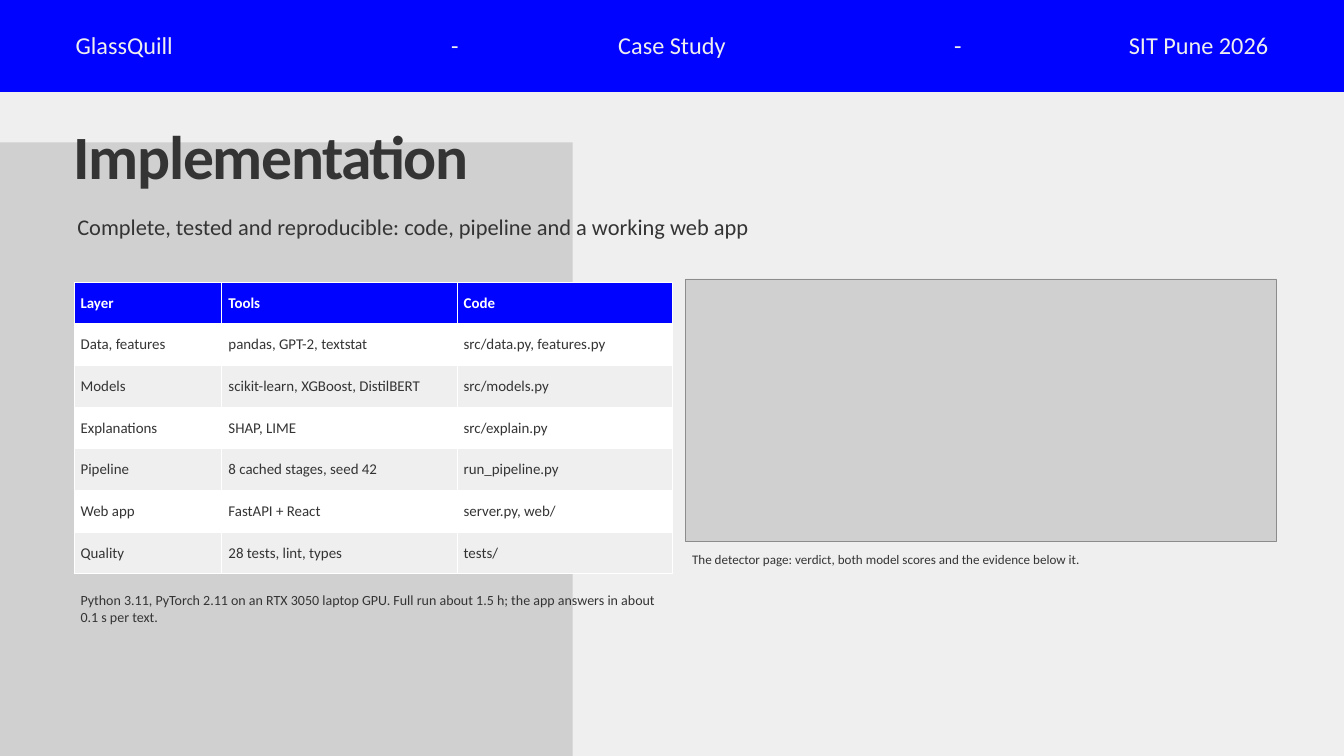
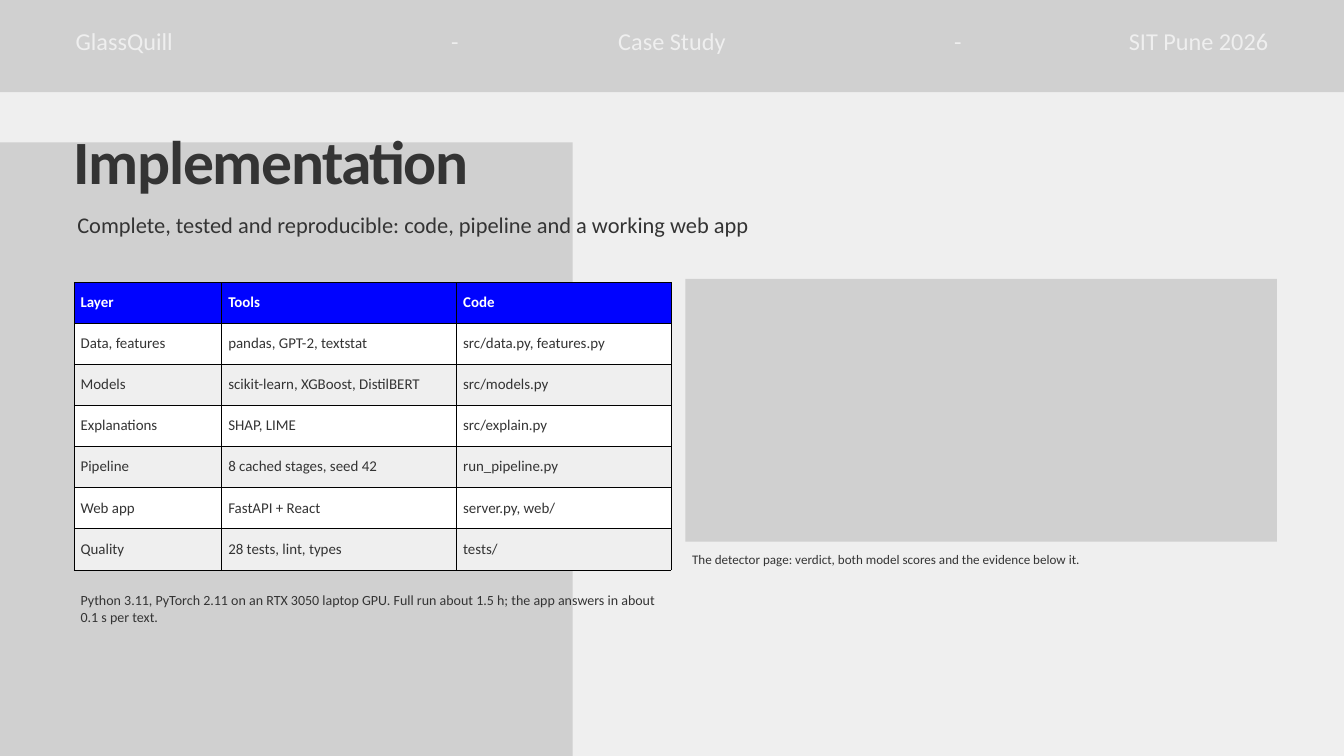
Before and after one commit to ThatOneRahul/glassquill, a slide deck: slide 12 of submissions/GlassQuill_Presentation.pptx. Drawn at 1344x756 pixels with LibreOffice and Linux fonts; fonts in the diff are those of the drawing; grey boxes stand for pictures. Boxes give left, top, right and bottom in pixels: in the first picture for what was removed or moved away, otherwise in the second. Text is boxed around its words. In the diff, an @@ line names an element or a change of style, - is before the commit and + after.

```diff
--- a/submissions/GlassQuill_Presentation.pptx
+++ b/submissions/GlassQuill_Presentation.pptx
@@ freeform shape removed at [0,0,1344,92] @@
@@ picture added at [0,0,1344,92] @@
@@ text "-" rewrapped from [403,26,507,58] to [403,21,507,58] @@
@@ text "-" rewrapped from [907,26,1010,58] to [907,21,1010,58] @@
@@ text removed at [76,37,173,58] @@
-GlassQuill
@@ text removed at [618,37,726,58] @@
-Case Study
@@ text removed at [1129,37,1268,54] @@
-SIT Pune 2026
@@ text "Implementation": place and size @@
-text "Implementation" at [74,136,468,189]
+text "Implementation" at [74,141,468,194]
@@ table at [74,282,672,570] @@
@@ line spacing 1 to 19.2pt @@
@@ borders changed @@
@@ picture at [685,279,1277,542]: outline redrawn @@
@@ text "The detector page: verdict, both ..." at [692,555,1080,566]: line spacing 1 to 16.8pt; less space between paragraphs @@
@@ text "Python 3.11, PyTorch 2.11 on ..." at [81,595,654,624]: line spacing 1 to 18pt; less space between paragraphs @@
```
Also in this commit, not shown: 17 other slides changed, 3 other files.
